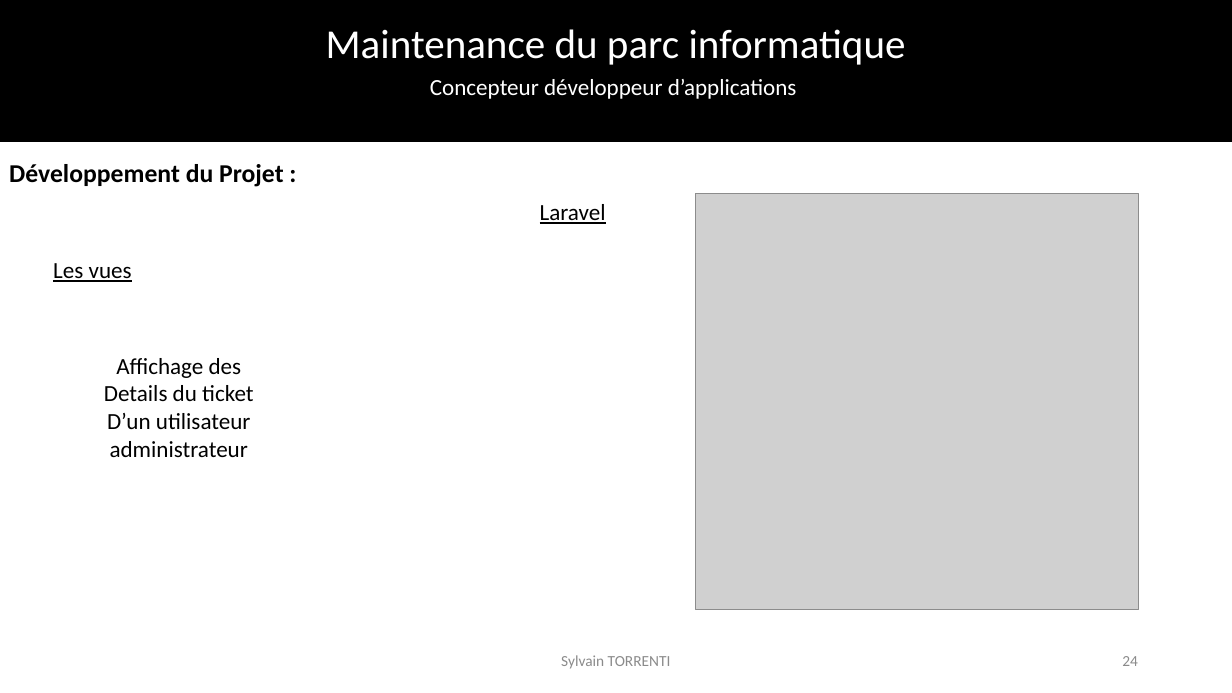
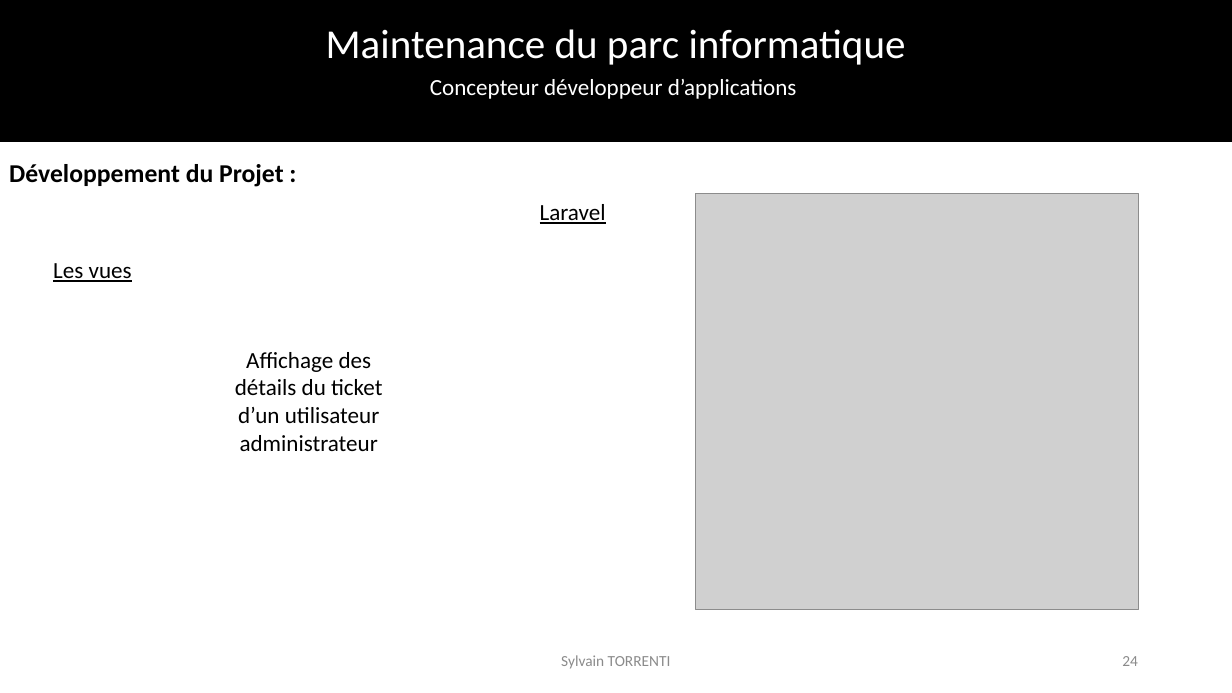
Before and after one commit to SylvainTorrenti/Fil_Rouge, a slide deck: slide 24 of presentation/Presentation epcf.pptx. Drawn at 1232x693 pixels with LibreOffice and Linux fonts; fonts in the diff are those of the drawing; grey boxes stand for pictures; background and template pictures are left out. Boxes give left, top, right and bottom in pixels: in the first picture for what was removed or moved away, otherwise in the second. Text is boxed around its words. In the diff, an @@ line names an element or a change of style, - is before the commit and + after.

```diff
--- a/presentation/Presentation epcf.pptx
+++ b/presentation/Presentation epcf.pptx
@@ text "Affichage des" moved from (x1=104, y1=358, x2=253, y2=457) to (x1=235, y1=352, x2=382, y2=451) @@
@@ text at (x1=235, y1=379, x2=382, y2=423): text changed @@
-Details du ticket
-D’un utilisateur
+détails du ticket
+d’un utilisateur
```
Also in this commit, not shown: 34 other slides changed.
